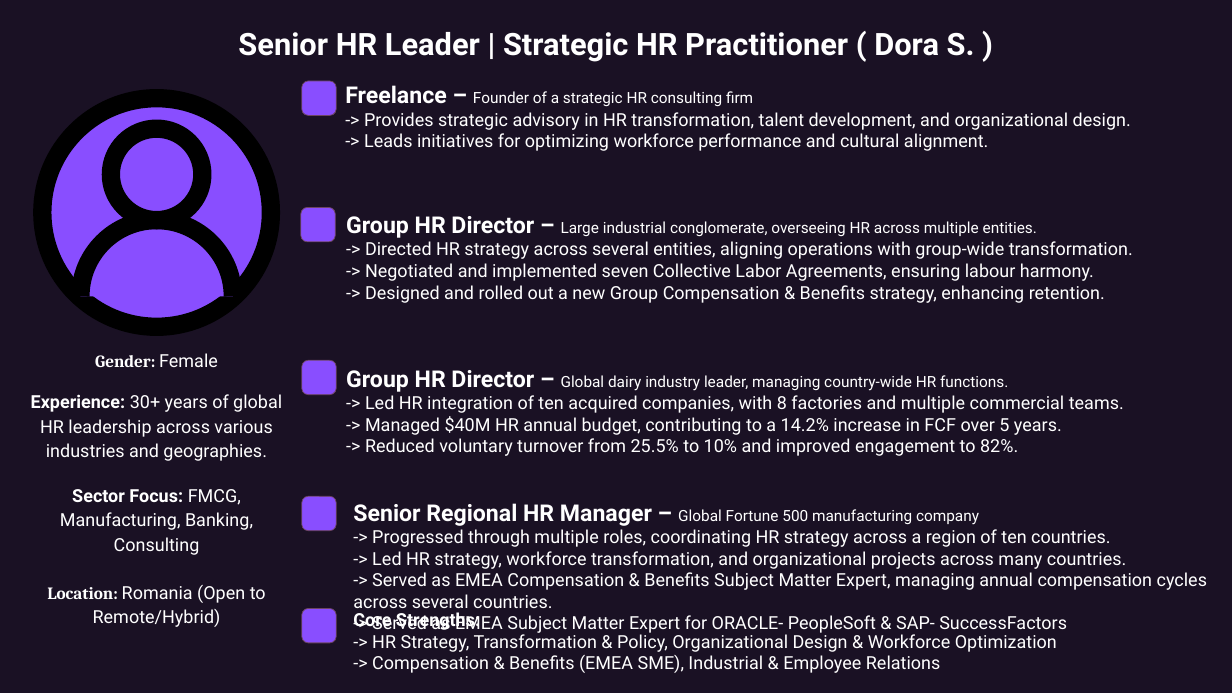
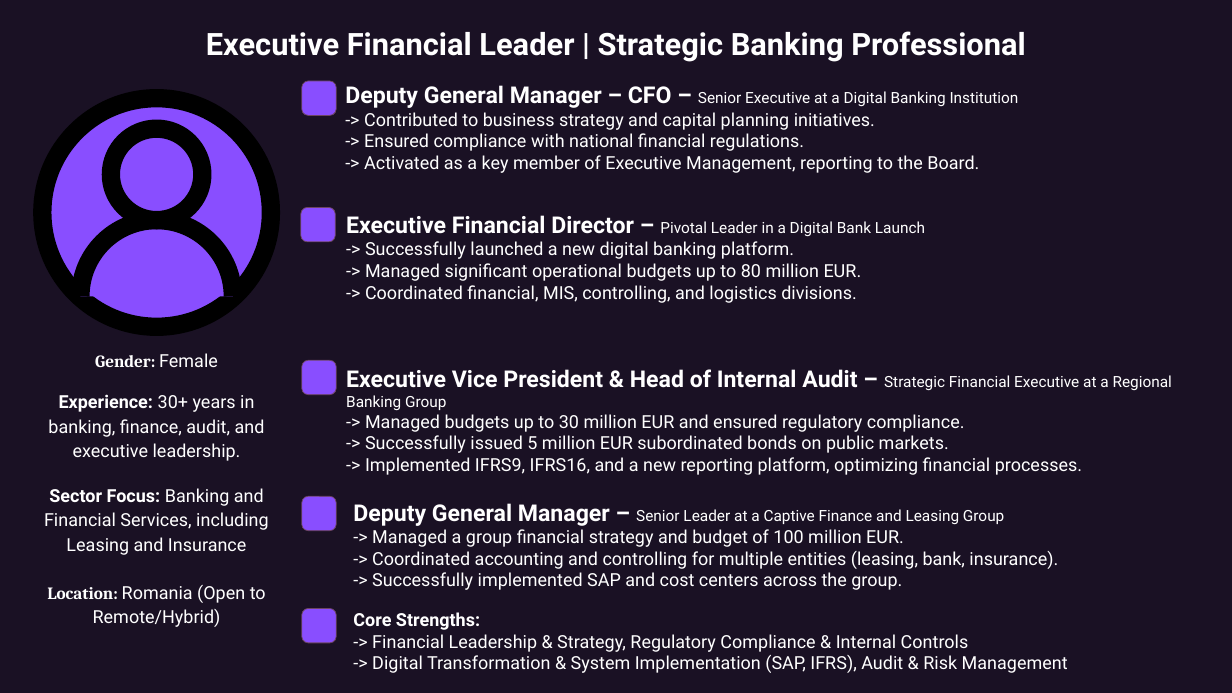
Before and after one commit to alextudorpufi/fraxen-administrative, a slide deck: slide 1 of Dora_S_Profile_Final.pptx. Drawn at 1232x693 pixels with LibreOffice and Linux fonts; fonts in the diff are those of the drawing. Boxes give left, top, right and bottom in pixels: in the first picture for what was removed or moved away, otherwise in the second. Text is boxed around its words. In the diff, an @@ line names an element or a change of style, - is before the commit and + after.

```diff
--- a/Dora_S_Profile_Final.pptx
+++ b/Dora_S_Profile_Final.pptx
@@ text at bbox=[206, 31, 1026, 62]: text changed @@
-Senior HR Leader | Strategic HR Practitioner ( Dora S. )
+Executive Financial Leader | Strategic Banking Professional
@@ text at bbox=[345, 85, 1019, 173]: text changed @@
-Freelance – Founder of a strategic HR consulting firm
--> Provides strategic advisory in HR transformation, talent development, and organizational design.
--> Leads initiatives for optimizing workforce performance and cultural alignment.
+Deputy General Manager – CFO – Senior Executive at a Digital Banking Institution
+-> Contributed to business strategy and capital planning initiatives.
+-> Ensured compliance with national financial regulations.
+-> Activated as a key member of Executive Management, reporting to the Board.
@@ text at bbox=[346, 215, 925, 303]: text changed @@
-Group HR Director – Large industrial conglomerate, overseeing HR across multiple entities.
--> Directed HR strategy across several entities, aligning operations with group-wide transformation.
--> Negotiated and implemented seven Collective Labor Agreements, ensuring labour harmony.
--> Designed and rolled out a new Group Compensation & Benefits strategy, enhancing retention.
+Executive Financial Director – Pivotal Leader in a Digital Bank Launch
+-> Successfully launched a new digital banking platform.
+-> Managed significant operational budgets up to 80 million EUR.
+-> Coordinated financial, MIS, controlling, and logistics divisions.
@@ text at bbox=[346, 369, 1172, 475]: text changed @@
-Group HR Director – Global dairy industry leader, managing country-wide HR functions.
--> Led HR integration of ten acquired companies, with 8 factories and multiple commercial teams.
--> Managed $40M HR annual budget, contributing to a 14.2% increase in FCF over 5 years.
--> Reduced voluntary turnover from 25.5% to 10% and improved engagement to 82%.
+Executive Vice President & Head of Internal Audit – Strategic Financial Executive at a Regional Banking Group
+-> Managed budgets up to 30 million EUR and ensured regulatory compliance.
+-> Successfully issued 5 million EUR subordinated bonds on public markets.
+-> Implemented IFRS9, IFRS16, and a new reporting platform, optimizing financial processes.
@@ text at bbox=[48, 394, 265, 461]: text changed @@
-Experience: 30+ years of global HR leadership across various industries and geographies.
+Experience: 30+ years in banking, finance, audit, and executive leadership.
@@ text at bbox=[44, 488, 269, 555]: text changed @@
-Sector Focus: FMCG, Manufacturing, Banking, Consulting
+Sector Focus: Banking and Financial Services, including Leasing and Insurance
@@ text at bbox=[353, 503, 1058, 590]: text changed @@
-Senior Regional HR Manager – Global Fortune 500 manufacturing company
--> Progressed through multiple roles, coordinating HR strategy across a region of ten countries.
--> Led HR strategy, workforce transformation, and organizational projects across many countries.
--> Served as EMEA Compensation & Benefits Subject Matter Expert, managing annual compensation cycles across several countries.
--> Served as EMEA Subject Matter Expert for ORACLE- PeopleSoft & SAP- SuccessFactors
+Deputy General Manager – Senior Leader at a Captive Finance and Leasing Group
+-> Managed a group financial strategy and budget of 100 million EUR.
+-> Coordinated accounting and controlling for multiple entities (leasing, bank, insurance).
+-> Successfully implemented SAP and cost centers across the group.
@@ text at bbox=[372, 634, 1068, 673]: text changed @@
--> HR Strategy, Transformation & Policy, Organizational Design & Workforce Optimization
--> Compensation & Benefits (EMEA SME), Industrial & Employee Relations
+-> Financial Leadership & Strategy, Regulatory Compliance & Internal Controls
+-> Digital Transformation & System Implementation (SAP, IFRS), Audit & Risk Management
```
Also in this commit, not shown: 2 other files.
